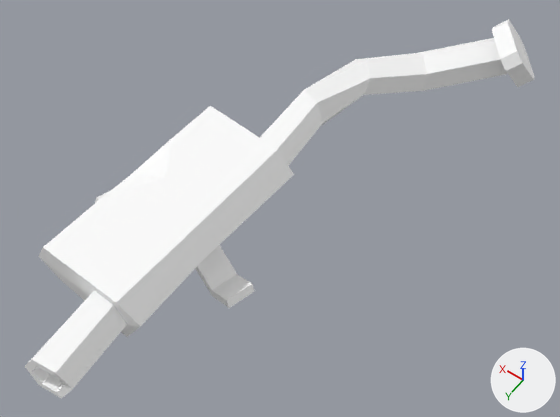
Renders of the glTF model public/siege/scifi/swamp_SM_Prop_Junk_Rusty_Exhaust_01.gltf from each side of a commit.
The view is the same before and after, from a camera (50 mm lens) standing at (-0.591, 0.837, 1.302) and looking at (-0.033, 0.055, 0.073). The axes (+X, +Y, +Z) are drawn at lower right. The lights are the same throughout. The older version comes first. Where no turn or scale is listed for an object, it has been applied to the vertices.

The older version as bpy lines, for what is in view:
```python
mat_nature_base_mat12 = principled_material('Nature_Base_Mat12')
mat_nature_base_mat12.base_color = (1.0, 1.0, 1.0)  # white #ffffff
mat_nature_base_mat12.roughness = 1.0
me_mesh = bpy.data.meshes.new('Mesh')
me_mesh.from_pydata(...)  # 110 vertices, 196 faces; spans x -0.309..0.309, y -0.61..0.61, z 0.0..0.246
me_mesh.materials.append(mat_nature_base_mat12)  # white #ffffff
ob_sm_prop_junk_rusty_exhaust_01 = bpy.data.objects.new('SM_Prop_Junk_Rusty_Exhaust_01', me_mesh)
ob_sm_prop_junk_rusty_exhaust_01.location = (0.0, 0.0, 0.0)
```
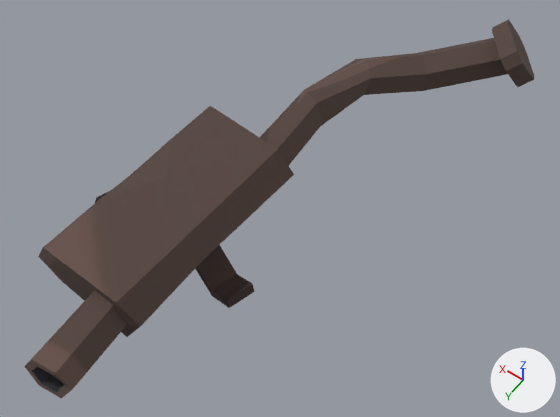
What differs and where, as boxes [x1, y1, x2, y2] in the pictures (560 x 417 px):
'SM_Prop_Junk_Rusty_Exhaust_01', surface changed (white to brown): [24, 19, 534, 399] in both

The change, as a diff of the scene's bpy script:
```diff
--- a/public/siege/scifi/swamp_SM_Prop_Junk_Rusty_Exhaust_01.gltf.py
+++ b/public/siege/scifi/swamp_SM_Prop_Junk_Rusty_Exhaust_01.gltf.py
@@ img_polygonnaturebiomes_swamp_texture_01 @@
+img_polygonnaturebiomes_swamp_texture_01 = load_image('PolygonNatureBiomes_Swamp_Texture_01', 'PolygonNatureBiomes_Swamp_Texture_01.webp', 4096, 4096, 'sRGB')
@@ mat_nature_base_mat12 @@
 mat_nature_base_mat12 = principled_material('Nature_Base_Mat12')
-mat_nature_base_mat12.base_color = (1.0, 1.0, 1.0)  # white #ffffff
+mat_nature_base_mat12.texture = img_polygonnaturebiomes_swamp_texture_01
 mat_nature_base_mat12.roughness = 1.0
```
